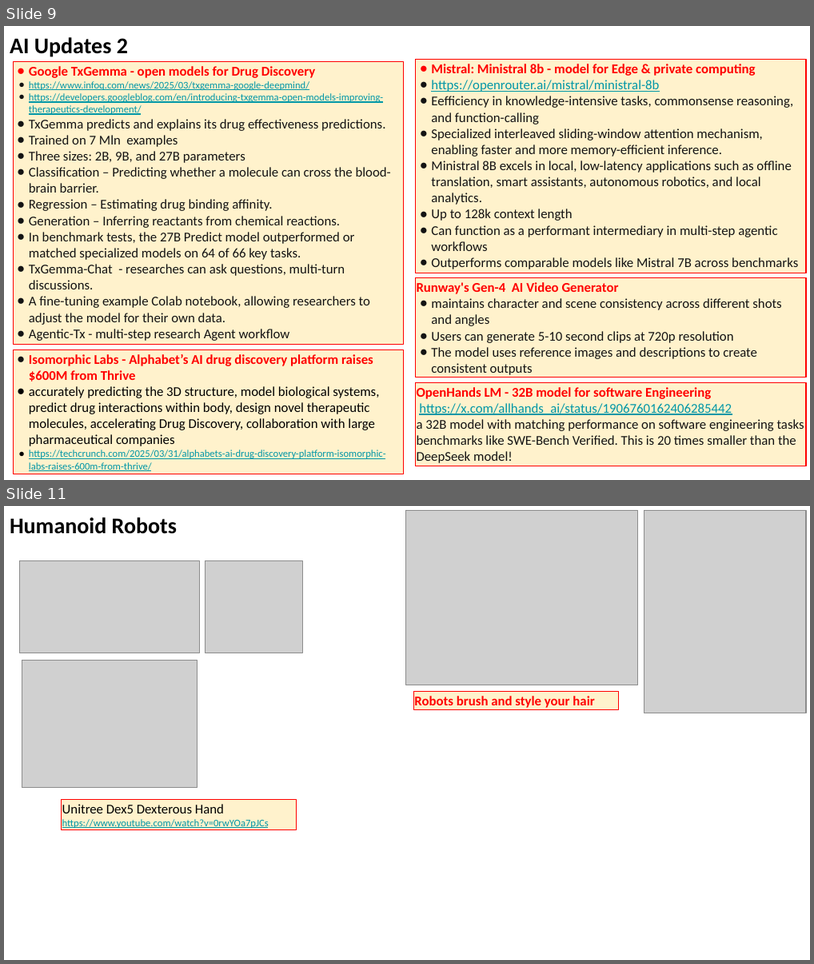
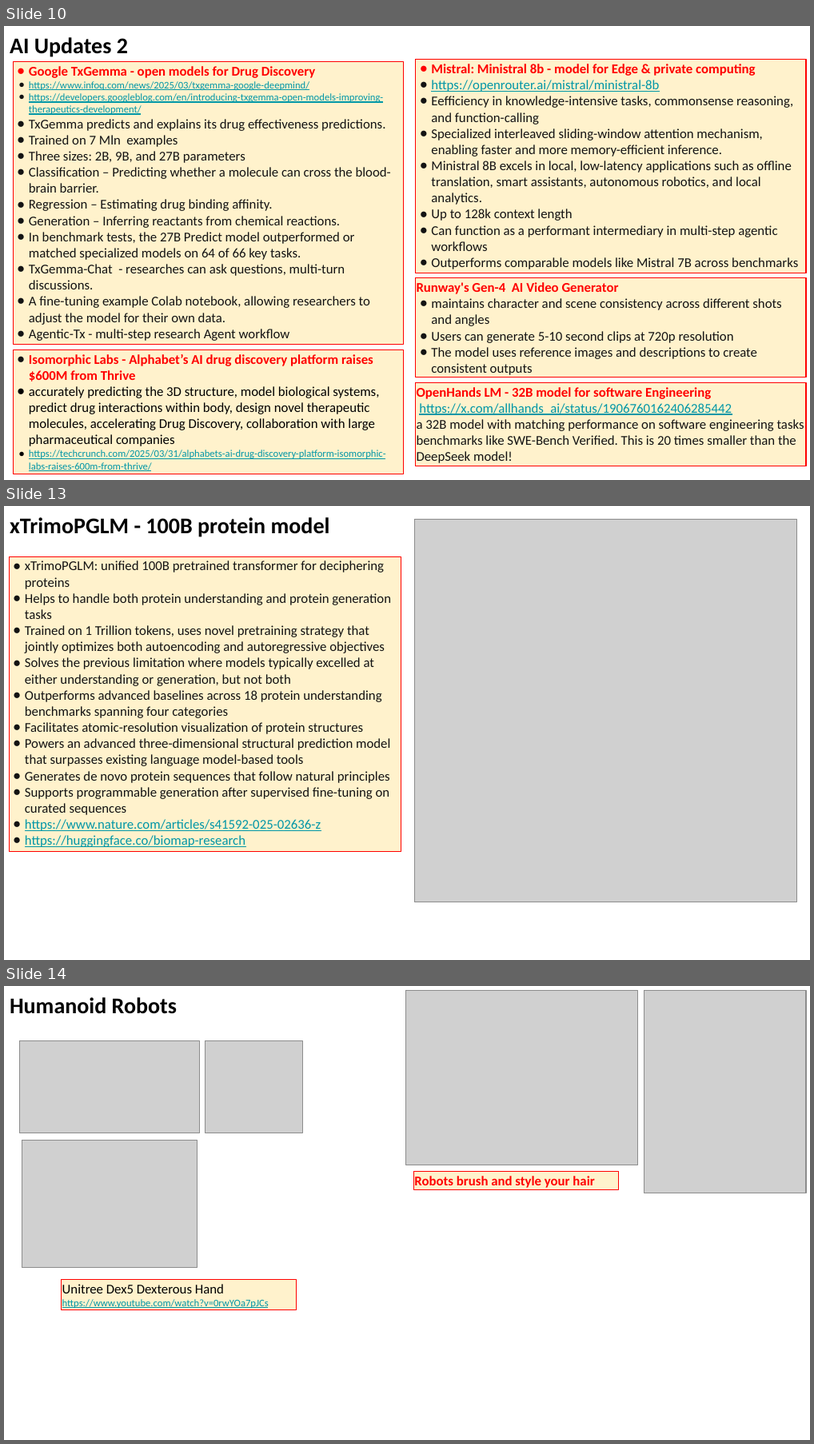
Before and after one commit to lselector/seminar, a slide deck: 2025/2025-04-04-AI-Updates.pptx. Shown one above the other, each under a label of ours: slides 9 and 11 before the commit, slides 10, 13 and 14 after it; the slides between them are not shown. The pictures are 814x964 and 814x1444 pixels, drawn with LibreOffice and Linux fonts; fonts in the diff are those of the drawing; grey boxes stand for pictures. Boxes give left, top, right and bottom in pixels: in the first picture for what was removed or moved away, otherwise in the second. Text is boxed around its words. In the diff, an @@ line names an element or a change of style, - is before the commit and + after.

```diff
--- a/2025/2025-04-04-AI-Updates.pptx
+++ b/2025/2025-04-04-AI-Updates.pptx
@@ slide 13 added at bbox=[4, 506, 810, 960], background #FFFFFF @@
@@ text added at bbox=[10, 517, 330, 537], 20 pt, text #000000, bold @@
+xTrimoPGLM - 100B protein model
@@ picture added at bbox=[414, 520, 797, 902] @@
@@ rectangle added at bbox=[9, 557, 401, 852], fill #FFF2CC, outline #FF0000 0.75 pt, 12 pt, text #131313 @@
+● xTrimoPGLM: unified 100B pretrained transformer for deciphering proteins
+● Helps to handle both protein understanding and protein generation tasks
+● Trained on 1 Trillion tokens, uses novel pretraining strategy that jointly optimizes both autoencoding and autoregressive objectives
+● Solves the previous limitation where models typically excelled at either understanding or generation, but not both
+● Outperforms advanced baselines across 18 protein understanding benchmarks spanning four categories
+● Facilitates atomic-resolution visualization of protein structures
+● Powers an advanced three-dimensional structural prediction model that surpasses existing language model-based tools
+● Generates de novo protein sequences that follow natural principles
+● Supports programmable generation after supervised fine-tuning on curated sequences
+● https://www.nature.com/articles/s41592-025-02636-z
+● https://huggingface.co/biomap-research
@@ what was slide 9 is now slide 10 @@
@@ what was slide 11 is now slide 14 @@
```
Also in this commit, not shown: 7 slides changed, 2 other slides added.
